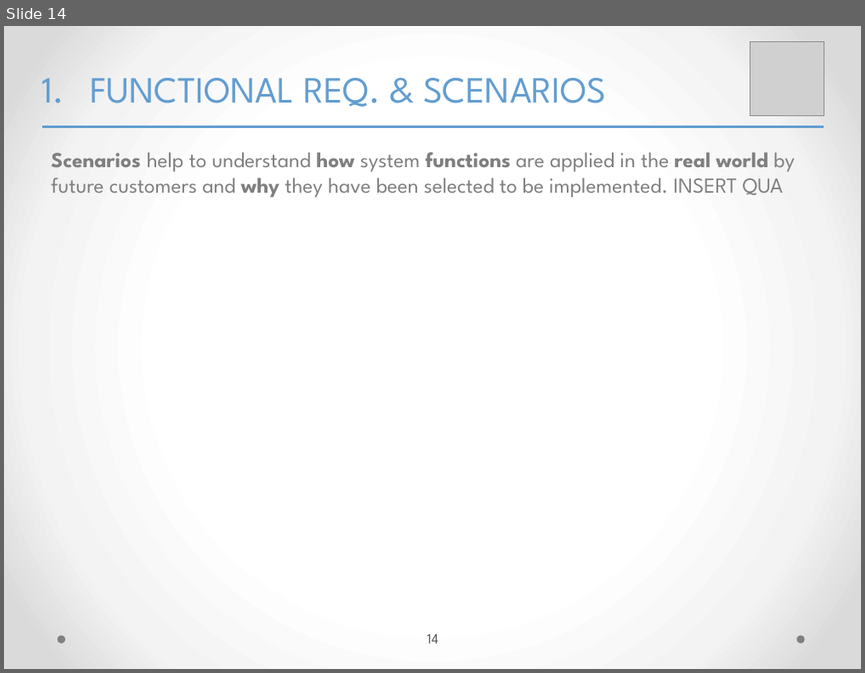
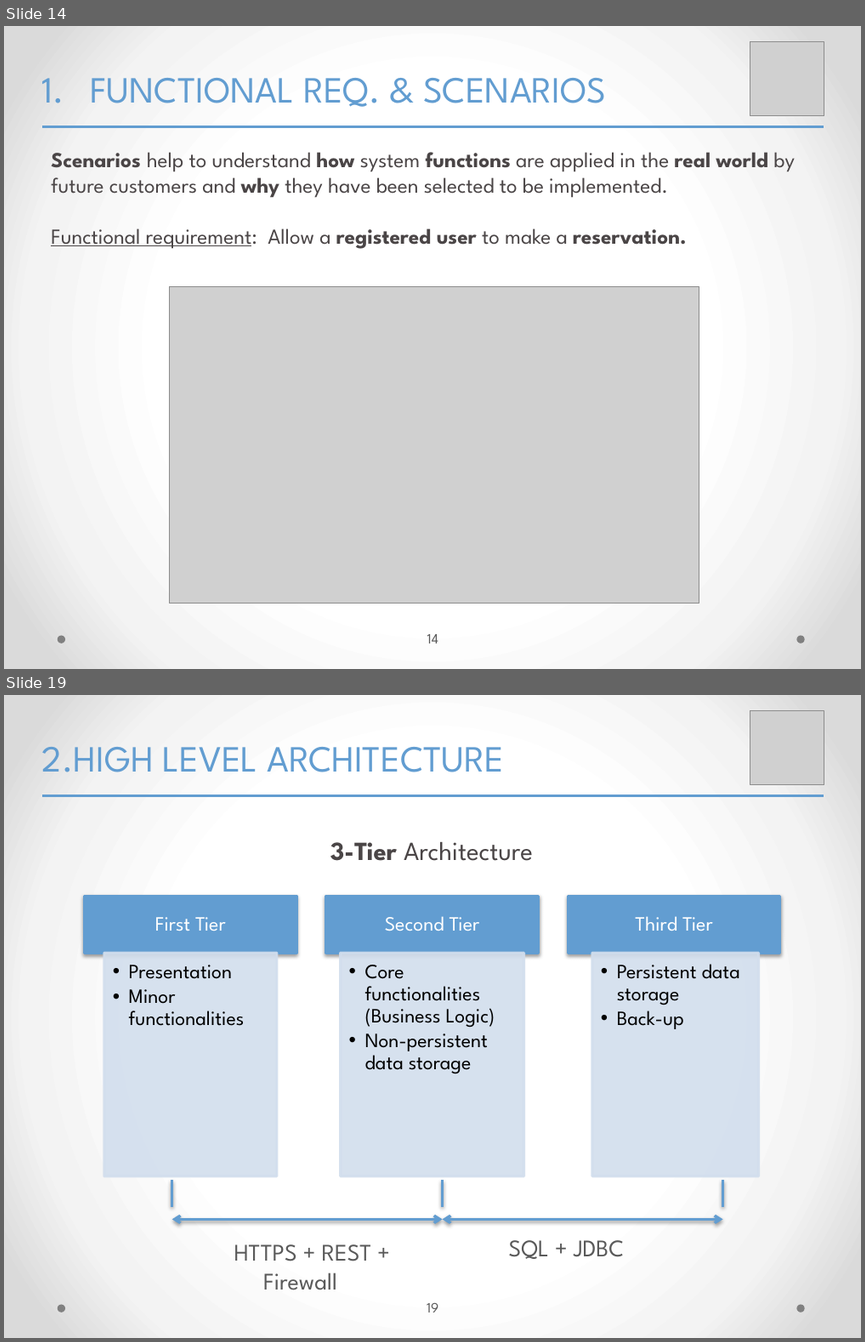
Before and after one commit to yangi92/SE2_PowerEnJoy, a slide deck: PP/FinalPresentation.pptx. Shown one above the other, each under a label of ours: slide 14 before the commit, slides 14 and 19 after it; the slides between them are not shown. The pictures are 865x673 and 865x1342 pixels, drawn with LibreOffice and Linux fonts; fonts in the diff are those of the drawing; grey boxes stand for pictures. Boxes give left, top, right and bottom in pixels: in the first picture for what was removed or moved away, otherwise in the second. Text is boxed around its words. In the diff, an @@ line names an element or a change of style, - is before the commit and + after.

```diff
--- a/PP/FinalPresentation.pptx
+++ b/PP/FinalPresentation.pptx
@@ slide 19 added at bbox=[4, 695, 861, 1338], background gradient #FFFFFF to #F4F4F4 to #DADADA; not listed: 2 template elements that a slide beside it also shows @@
@@ picture added at bbox=[750, 710, 824, 785] @@
@@ text added at bbox=[42, 747, 504, 772], 31 pt, text #629DD1 @@
+2.HIGH LEVEL ARCHITECTURE
@@ line added from (42, 795) to (824, 795), #629DD1 2.25 pt @@
@@ text added at bbox=[330, 842, 533, 861], 22 pt, text #4A4546 @@
+3-Tier Architecture
@@ group added at bbox=[85, 896, 779, 1176]: 6 rectangles, 6 texts @@
+First Tier
+  •• Presentation
+  •• Minor functionalities
+Second Tier
+  •• Core functionalities
+     (Business Logic)
+  •• Non-persistent data storage
+Third Tier
+  •• Persistent data storage
+  •• Back-up
@@ line added from (172, 1180) to (172, 1207), #629DD1 2.25 pt @@
@@ line added from (442, 1180) to (442, 1207), #629DD1 2.25 pt @@
@@ line added from (723, 1180) to (723, 1207), #629DD1 2.25 pt @@
@@ double arrow added from (172, 1219) to (442, 1219), #629DD1 2.25 pt @@
@@ double arrow added from (442, 1219) to (723, 1219), #629DD1 2.25 pt @@
@@ text added at bbox=[234, 1244, 372, 1290], 20 pt, text #595959 @@
+HTTPS + REST +
+Firewall
@@ text added at bbox=[509, 1240, 624, 1259], 20 pt, text #595959 @@
+SQL + JDBC
@@ page number added at bbox=[426, 1303, 438, 1312], 12 pt, text #595959 @@
+19
@@ slide 14 changed as well @@
@@ text at bbox=[51, 152, 794, 249]: text changed; text colour #7F7F7F to #4A4546 @@
-Scenarios help to understand how system functions are applied in the real world by future customers and why they have been selected to be implemented. INSERT QUA
+Scenarios help to understand how system functions are applied in the real world by future customers and why they have been selected to be implemented.
+Functional requirement: Allow a registered user to make a reservation.
@@ picture added at bbox=[170, 286, 698, 603] @@
```
Also in this commit, not shown: 8 other slides changed, 22 other slides added, 5 other files.
